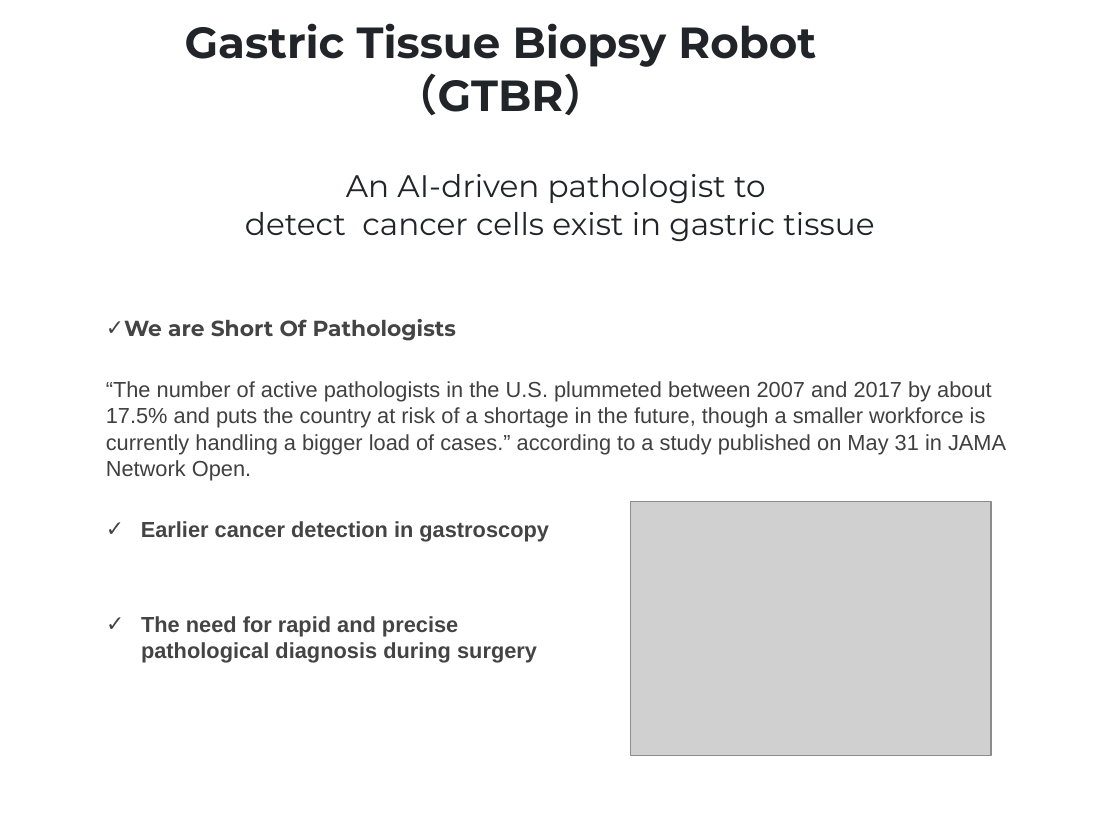
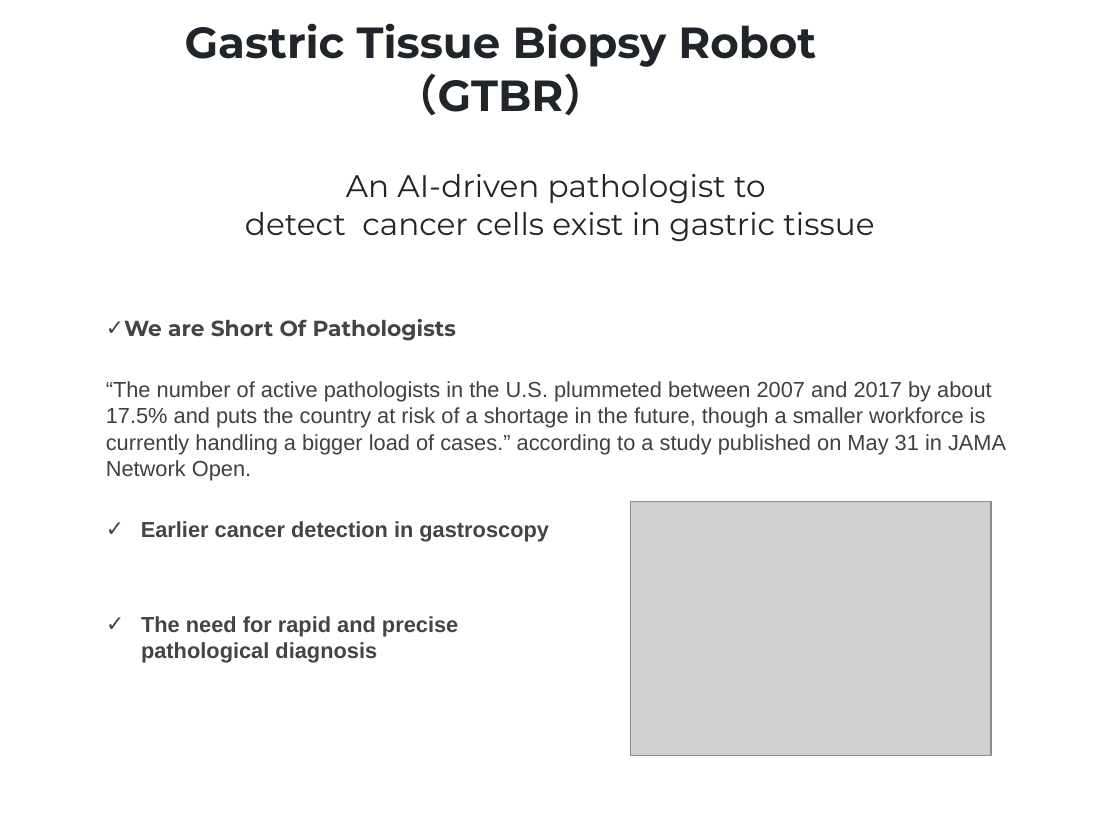
Before and after one commit to bd-z/Gastric_Biopsy_Cancer_Detector, a slide deck: slide 2 of GTBR_presentation.pptx. Drawn at 1120x840 pixels with LibreOffice and Linux fonts; fonts in the diff are those of the drawing; grey boxes stand for pictures; background and template pictures are left out. Boxes give left, top, right and bottom in pixels: in the first picture for what was removed or moved away, otherwise in the second. Text is boxed around its words. In the diff, an @@ line names an element or a change of style, - is before the commit and + after.

```diff
--- a/GTBR_presentation.pptx
+++ b/GTBR_presentation.pptx
@@ text at box(141, 616, 458, 663): text changed @@
-✓ The need for rapid and precise pathological diagnosis during surgery
+✓ The need for rapid and precise pathological diagnosis
```
Also in this commit, not shown: 2 other slides changed, 7 other files.
